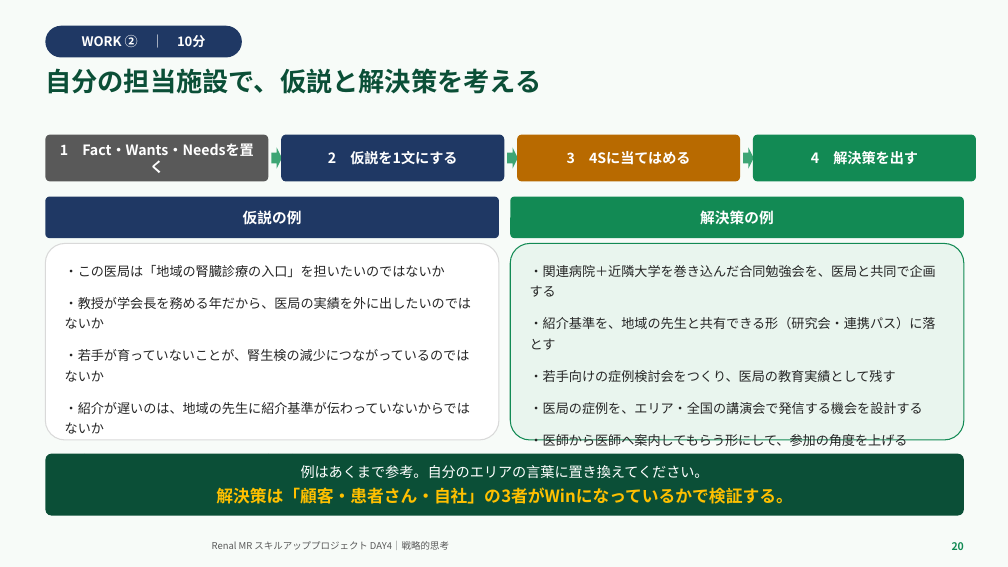
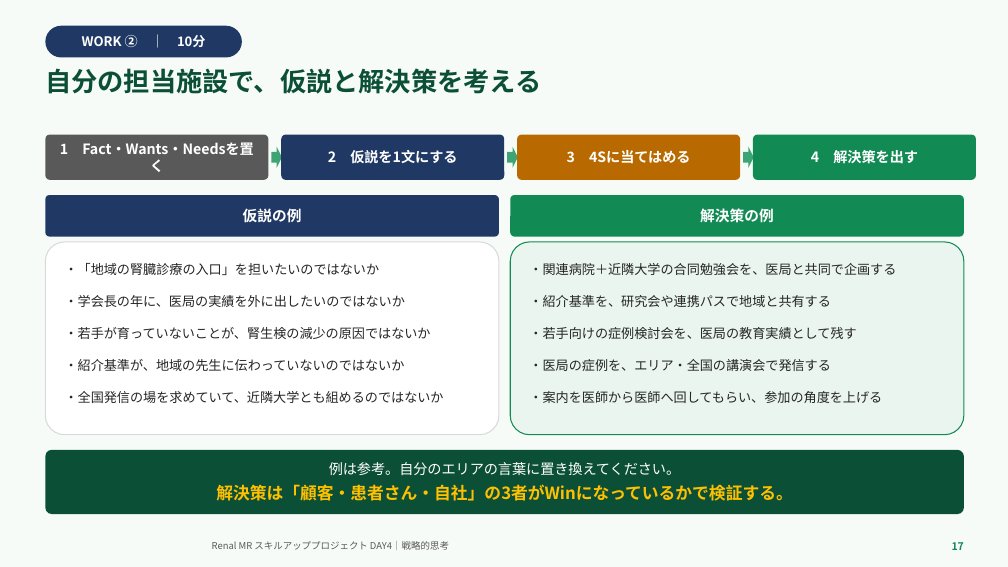
Before and after one commit to TAKUYA-1187/Claude, a slide deck: slide 17 of novartis_training/DAY4_ちょっと分かるだけで世界が変わる.pptx (slide 20 before the commit). Drawn at 1008x567 pixels with LibreOffice and Linux fonts; fonts in the diff are those of the drawing; background and template pictures are left out. Boxes give left, top, right and bottom in pixels: in the first picture for what was removed or moved away, otherwise in the second. Text is boxed around its words. In the diff, an @@ line names an element or a change of style, - is before the commit and + after.

```diff
--- a/novartis_training/DAY4_ちょっと分かるだけで世界が変わる.pptx
+++ b/novartis_training/DAY4_ちょっと分かるだけで世界が変わる.pptx
@@ rounded rectangle "・「地域の腎臓診療の入口」を担いたいのではないか" resized from (x1=45, y1=243, x2=499, y2=440) to (x1=45, y1=242, x2=499, y2=435) @@
@@ text in rounded rectangle at (x1=65, y1=263, x2=444, y2=403): text changed @@
-・この医局は「地域の腎臓診療の入口」を担いたいのではないか
-・教授が学会長を務める年だから、医局の実績を外に出したいのではないか
-・若手が育っていないことが、腎生検の減少につながっているのではないか
-・紹介が遅いのは、地域の先生に紹介基準が伝わっていないからではないか
-・全国発信の場を求めていて、近隣大学とも組める余地があるのではないか
+・「地域の腎臓診療の入口」を担いたいのではないか
+・学会長の年に、医局の実績を外に出したいのではないか
+・若手が育っていないことが、腎生検の減少の原因ではないか
+・紹介基準が、地域の先生に伝わっていないのではないか
+・全国発信の場を求めていて、近隣大学とも組めるのではないか
@@ rounded rectangle "・関連病院＋近隣大学の合同勉強会を、医局と共同で企画する" resized from (x1=510, y1=243, x2=964, y2=440) to (x1=510, y1=242, x2=964, y2=435) @@
@@ text in rounded rectangle at (x1=529, y1=263, x2=896, y2=403): text changed @@
-・関連病院＋近隣大学を巻き込んだ合同勉強会を、医局と共同で企画する
-・紹介基準を、地域の先生と共有できる形（研究会・連携パス）に落とす
-・若手向けの症例検討会をつくり、医局の教育実績として残す
-・医局の症例を、エリア・全国の講演会で発信する機会を設計する
-・医師から医師へ案内してもらう形にして、参加の角度を上げる
+・関連病院＋近隣大学の合同勉強会を、医局と共同で企画する
+・紹介基準を、研究会や連携パスで地域と共有する
+・若手向けの症例検討会を、医局の教育実績として残す
+・医局の症例を、エリア・全国の講演会で発信する
+・案内を医師から医師へ回してもらい、参加の角度を上げる
@@ rounded rectangle "例は参考。自分のエリアの言葉に置き換えてください。" moved from (x1=45, y1=454, x2=964, y2=516) to (x1=45, y1=450, x2=964, y2=514) @@
@@ text in rounded rectangle at (x1=329, y1=462, x2=680, y2=475): text changed @@
-例はあくまで参考。自分のエリアの言葉に置き換えてください。
+例は参考。自分のエリアの言葉に置き換えてください。
@@ text at (x1=952, y1=542, x2=964, y2=550): text changed @@
-20
+17
```
Also in this commit, not shown: 21 other slides changed, 6 slides removed, 2 other files.
